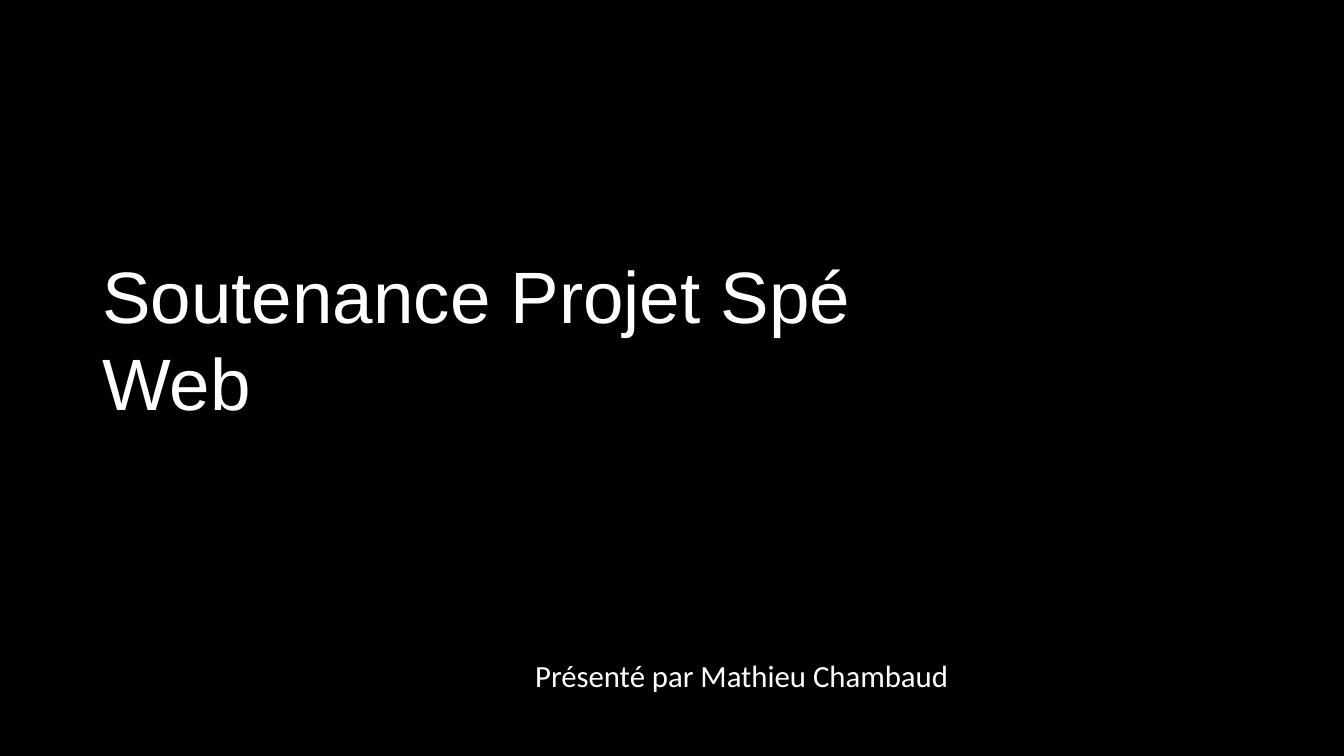
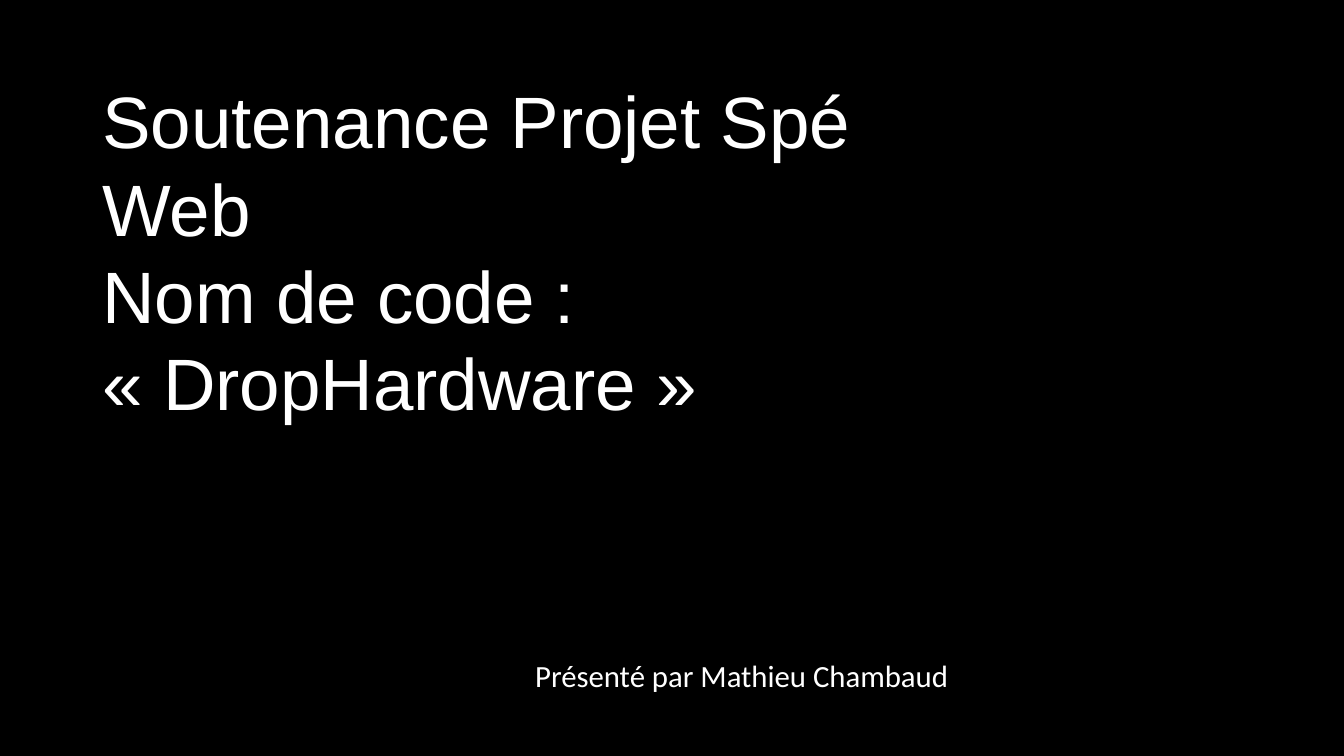
Before and after one commit to FrekiManagarm/FrontHardShop, a slide deck: slide 1 of Présentation Projet Spé Web.pptx. Drawn at 1344x756 pixels with LibreOffice and Linux fonts; fonts in the diff are those of the drawing; background and template pictures are left out; a plain dark background stands for a picture behind light text. Boxes give left, top, right and bottom in pixels: in the first picture for what was removed or moved away, otherwise in the second. Text is boxed around its words. In the diff, an @@ line names an element or a change of style, - is before the commit and + after.

```diff
--- a/Présentation Projet Spé Web.pptx
+++ b/Présentation Projet Spé Web.pptx
@@ title at box(102, 94, 850, 424): text changed @@
-Soutenance Projet Spé Web
+Soutenance Projet Spé Web
+Nom de code : « DropHardware »
```
Also in this commit, not shown: 5 other files.
